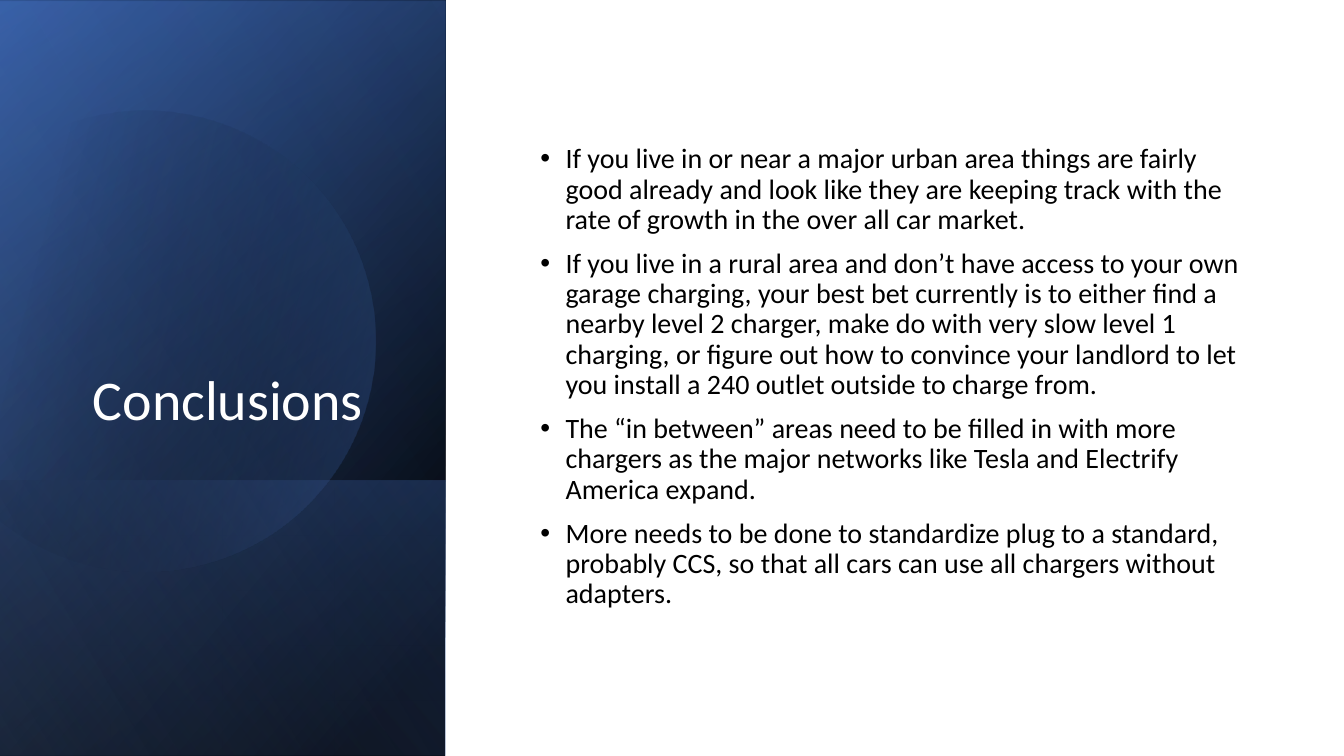
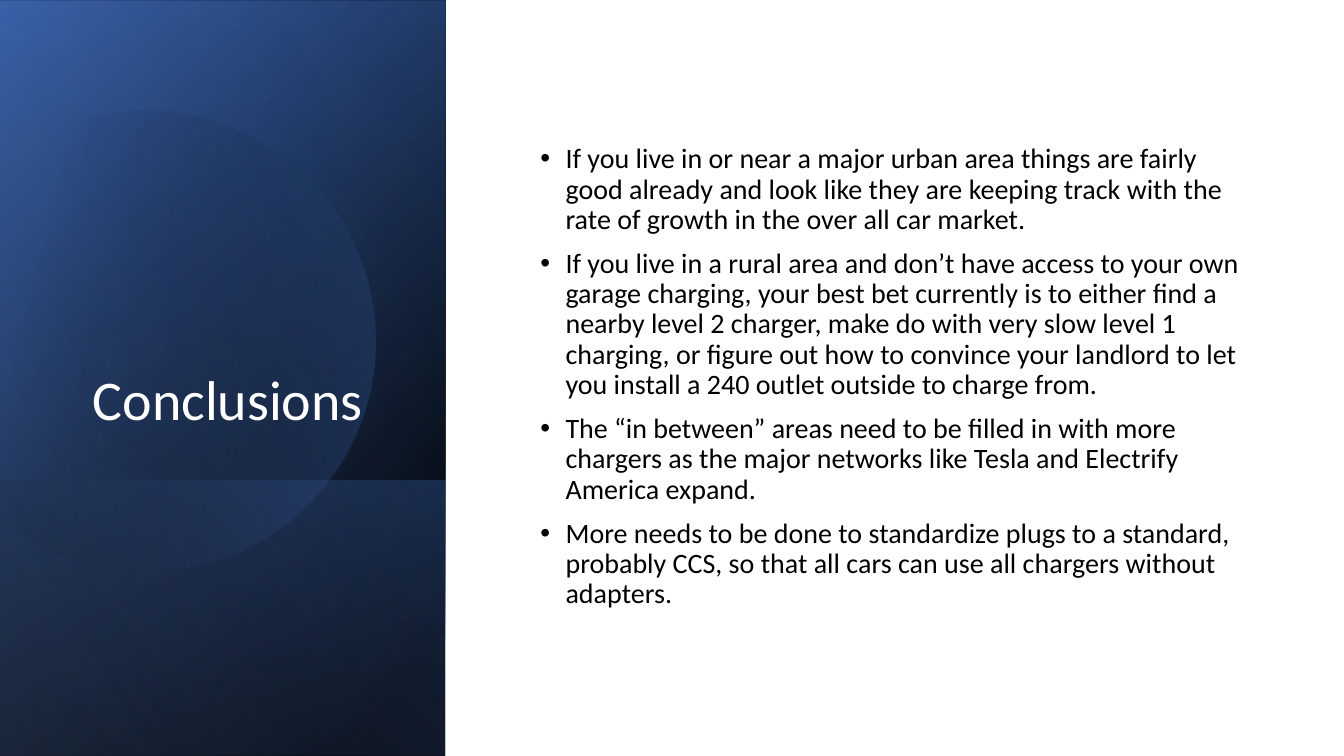
Before and after one commit to hollandgriffis/TN-EV-Charging, a slide deck: slide 10 of slides/Tn_EV_Charging.pptx. Drawn at 1344x756 pixels with LibreOffice and Linux fonts; fonts in the diff are those of the drawing. Boxes give left, top, right and bottom in pixels: in the first picture for what was removed or moved away, otherwise in the second. Text is boxed around its words. In the diff, an @@ line names an element or a change of style, - is before the commit and + after.

Commit message:
12_18 upload 2

```diff
--- a/slides/Tn_EV_Charging.pptx
+++ b/slides/Tn_EV_Charging.pptx
@@ text at <box>566,523,1229,608</box>: text changed @@
-• More needs to be done to standardize plug to a standard, probably CCS, so that all cars can use all chargers without adapters.
+• More needs to be done to standardize plugs to a standard, probably CCS, so that all cars can use all chargers without adapters.
```
Also in this commit, not shown: 1 other slide changed.
